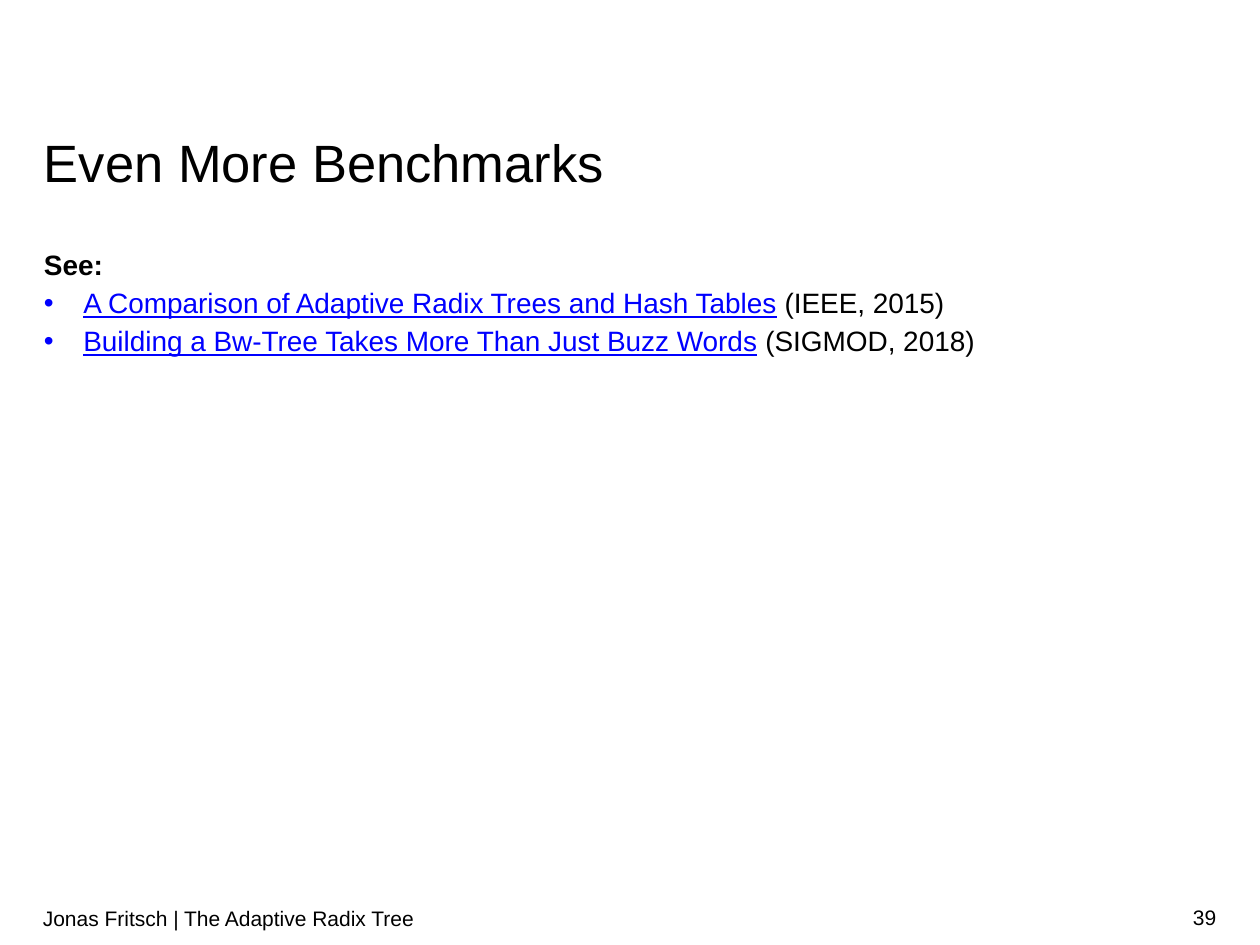
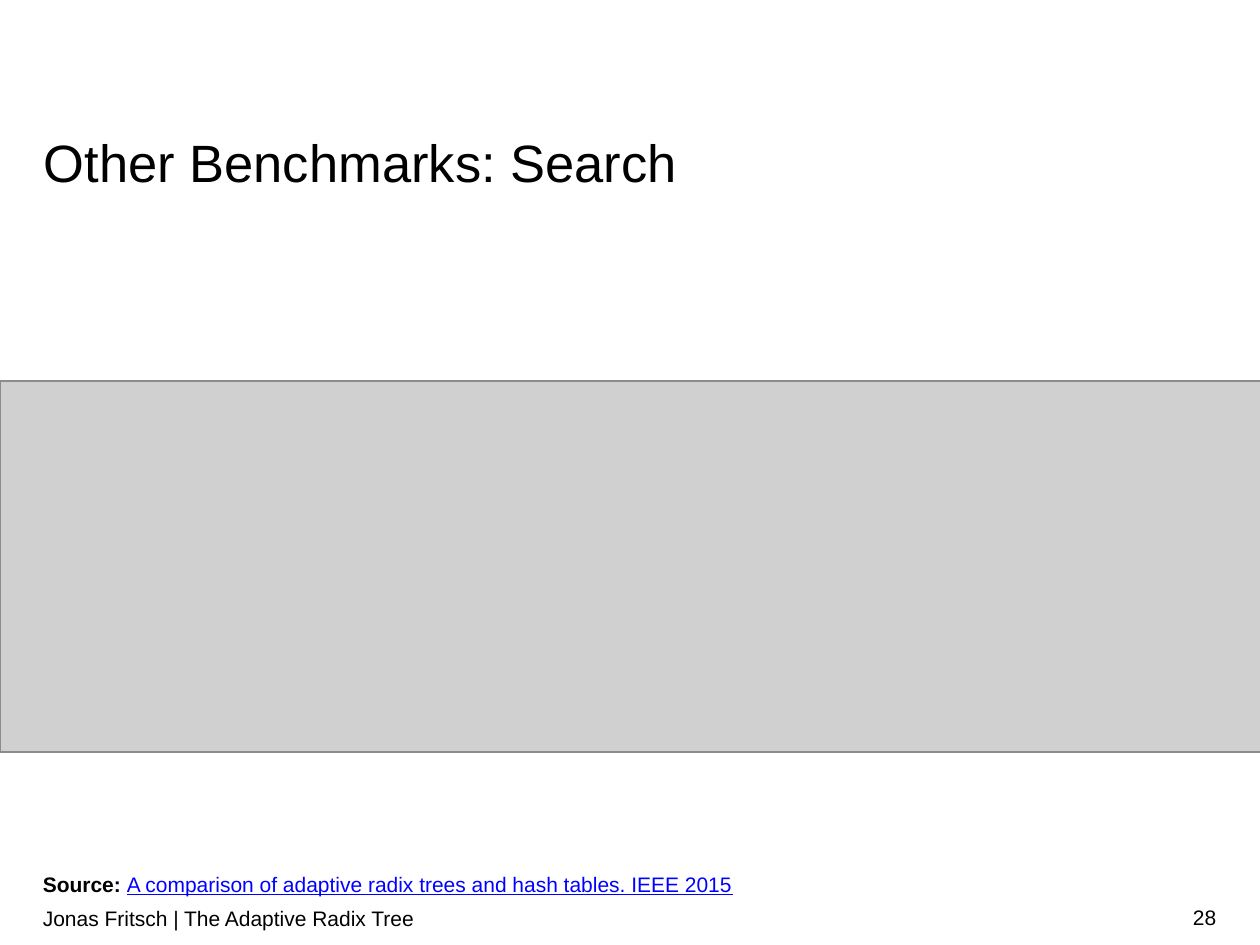
Before and after one commit to atalantus/The-Adaptive-Radix-Tree, a slide deck: slide 28 of Presentation/The Adaptive Radix Tree.pptx (slide 39 before the commit). Drawn at 1260x945 pixels with LibreOffice and Linux fonts; fonts in the diff are those of the drawing; grey boxes stand for pictures; background and template pictures are left out. Boxes give left, top, right and bottom in pixels: in the first picture for what was removed or moved away, otherwise in the second. Text is boxed around its words. In the diff, an @@ line names an element or a change of style, - is before the commit and + after.

Commit message:
Update Presentation

```diff
--- a/Presentation/The Adaptive Radix Tree.pptx
+++ b/Presentation/The Adaptive Radix Tree.pptx
@@ title at (44, 144, 676, 183): text changed @@
-Even More Benchmarks
+Other Benchmarks: Search
@@ text removed at (44, 255, 974, 357) @@
-See:
-• A Comparison of Adaptive Radix Trees and Hash Tables (IEEE, 2015)
-• Building a Bw-Tree Takes More Than Just Buzz Words (SIGMOD, 2018)
@@ picture added at (0, 381, 1260, 751) @@
@@ text "Jonas Fritsch | The Adaptive ..." at (43, 910, 413, 931): more space between paragraphs @@
@@ text added at (43, 876, 732, 896), 12 pt, text #0000FF, underline @@
+Source: A comparison of adaptive radix trees and hash tables. IEEE 2015
@@ page number at (1193, 910, 1216, 926): text changed @@
-39
+28
```
Also in this commit, not shown: 5 other slides changed, 3 other files.
